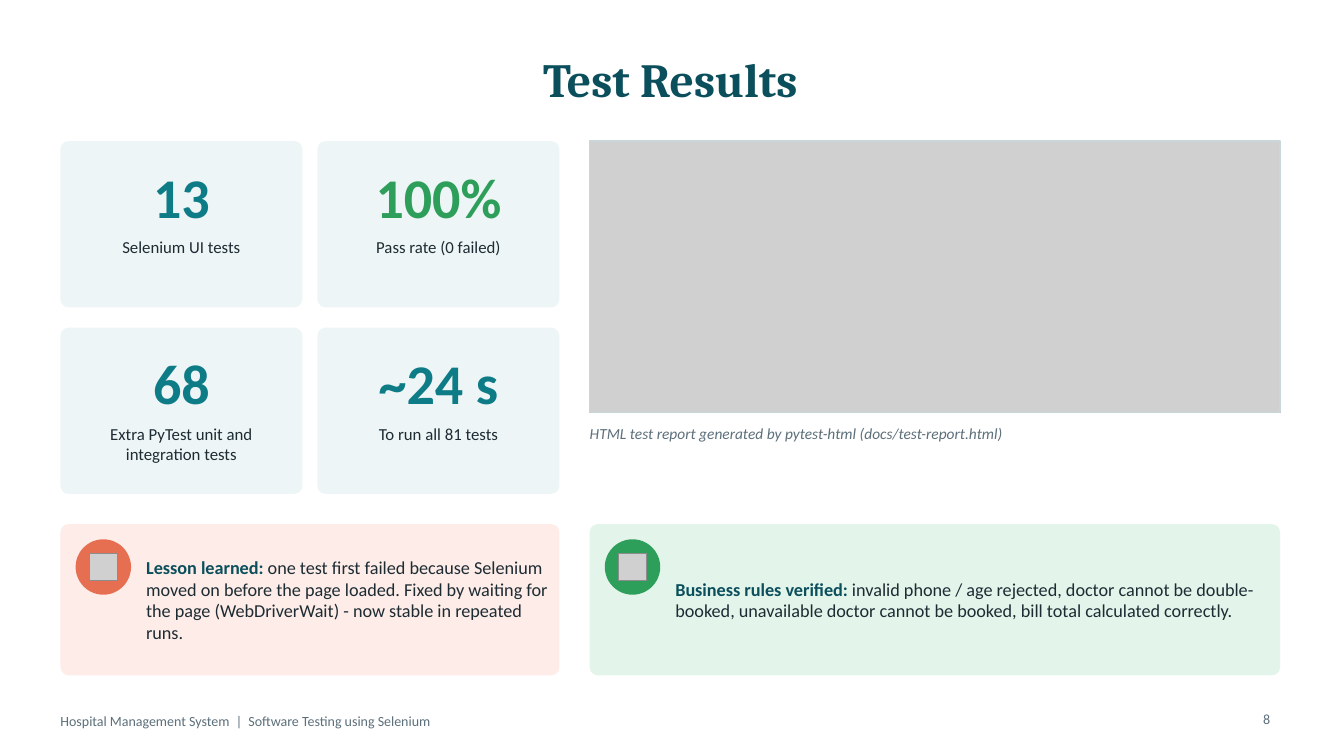
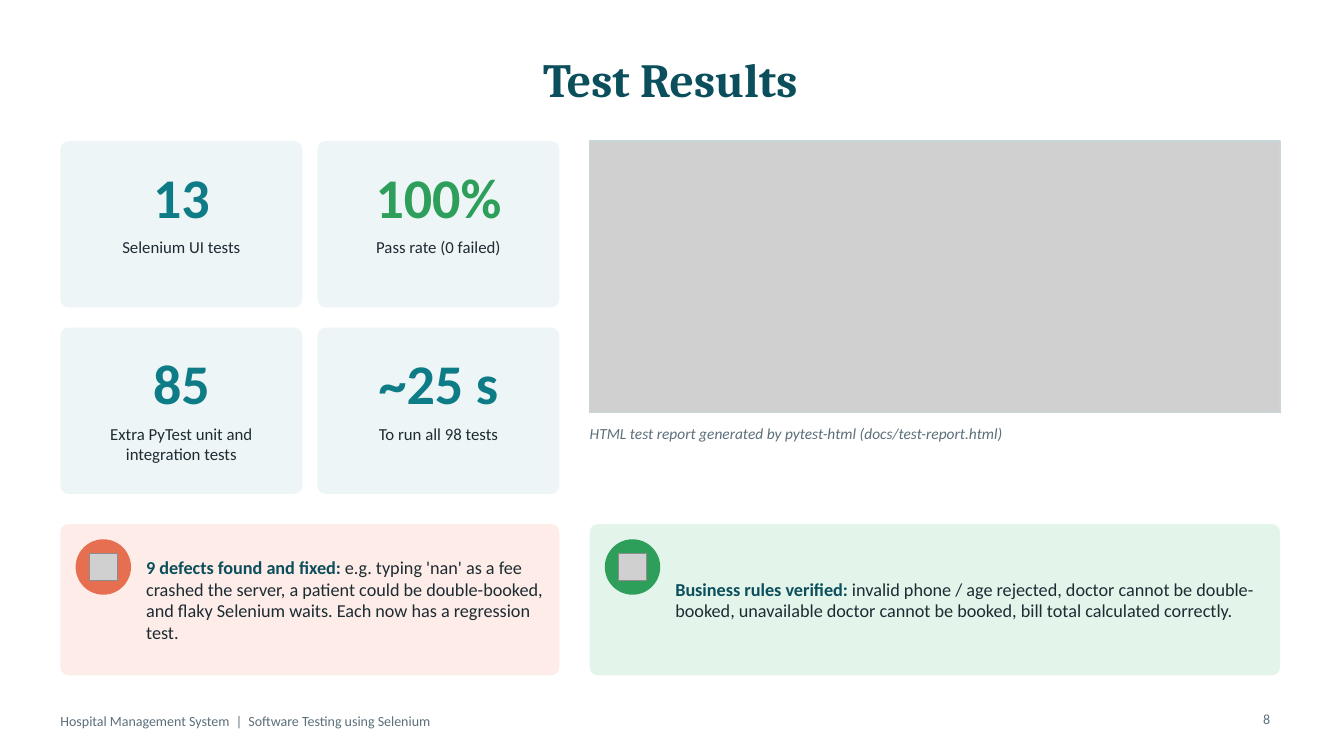
Before and after one commit to kssaichandan/hospital-managment-, a slide deck: slide 8 of presentation/Hospital_Management_System_Selenium_Testing.pptx. Drawn at 1344x756 pixels with LibreOffice and Linux fonts; fonts in the diff are those of the drawing; grey boxes stand for pictures. Boxes give left, top, right and bottom in pixels: in the first picture for what was removed or moved away, otherwise in the second. Text is boxed around its words. In the diff, an @@ line names an element or a change of style, - is before the commit and + after.

```diff
--- a/presentation/Hospital_Management_System_Selenium_Testing.pptx
+++ b/presentation/Hospital_Management_System_Selenium_Testing.pptx
@@ text at (153, 365, 210, 405): text changed @@
-68
+85
@@ text at (379, 367, 498, 405): text changed @@
-~24 s
+~25 s
@@ text at (379, 428, 498, 440): text changed @@
-To run all 81 tests
+To run all 98 tests
@@ text at (146, 561, 542, 639): text changed @@
-Lesson learned: one test first failed because Selenium moved on before the page loaded. Fixed by waiting for the page (WebDriverWait) - now stable in repeated runs.
+9 defects found and fixed: e.g. typing 'nan' as a fee crashed the server, a patient could be double-booked, and flaky Selenium waits. Each now has a regression test.
```
Also in this commit, not shown: 2 other files.
